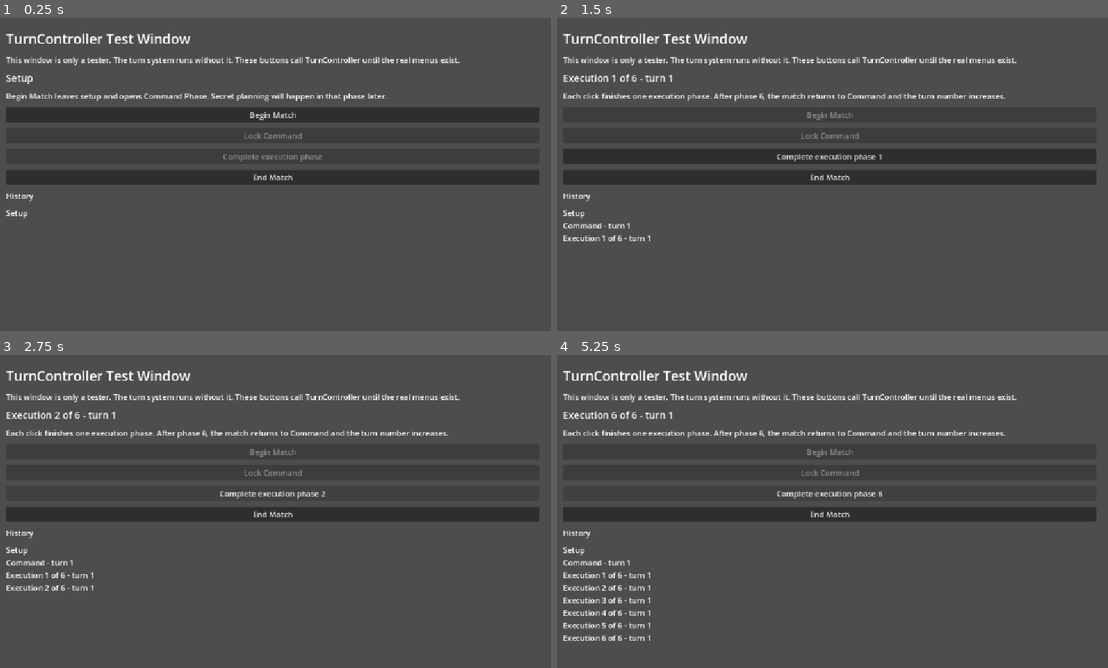
Above: before the commit, frames 1-4 (two rows, left to right).
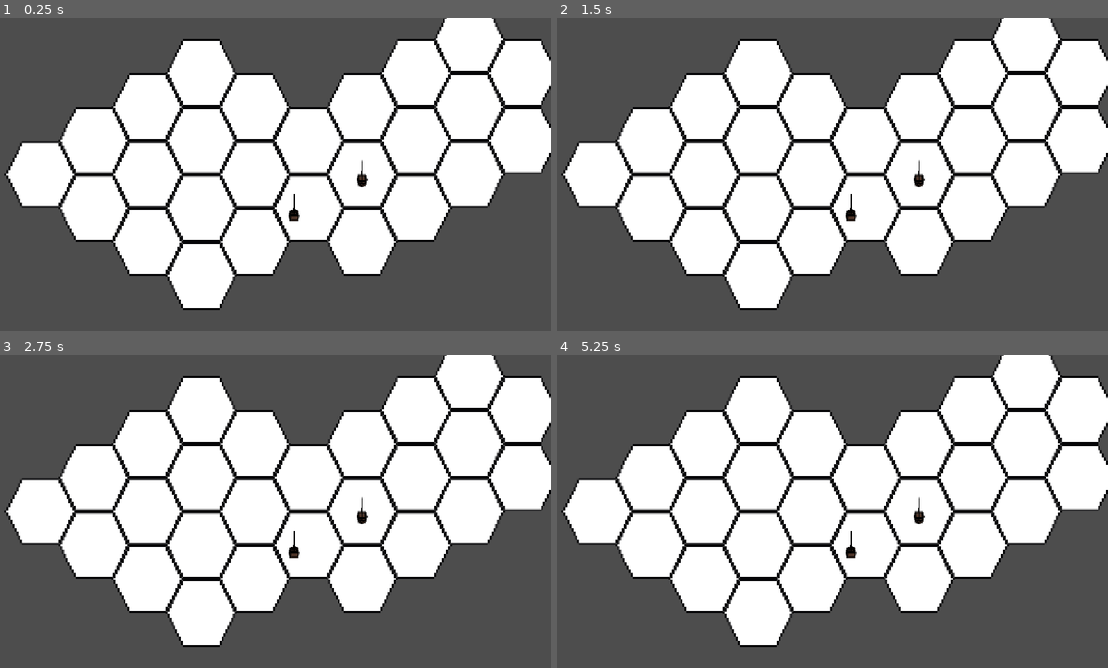
Above: after the commit, the same moments.

Repository: SamEBart/COM_429_RammingSpeed
Game: Godot game, scene res://Scenes/tile_map_layer.tscn
Two runs of this game, one before a commit and one after it. Both use one fixed random seed, a clock stepped at 60 frames per second and the inputs below. Before the commit the project starts from res://scenes/test/turn_controller_test_window.tscn.
Inputs (mouse positions are in pixels of both pictures, inside the frame that each line leads up to):
- Up to frame 1 (0.25 s): no input
- Up to frame 2 (1.5 s): click (826, 115) at 0.5 s, where only the run before the commit has a clickable "Begin Match"; click (826, 136) at 1.25 s, where only the run before the commit has a clickable "Lock Command"
- Up to frame 3 (2.75 s): click (269, 492) at 2 s, where only the run before the commit has a clickable "Complete execution phase 1"
- Up to frame 4 (5.25 s): click (826, 492) at 2.75 s, where only the run before the commit has a clickable "Complete execution phase 2"; click (826, 492) at 3.5 s, where only the run before the commit has a clickable "Complete execution phase 3"; click (826, 492) at 4.25 s, where only the run before the commit has a clickable "Complete execution phase 4"; click (826, 492) at 5 s, where only the run before the commit has a clickable "Complete execution phase 5"

The runs differ from the first frame. In frame 1, 56% of the frame differs, in the area x 0-100%, y 0-94%; in frame 2, 56%; in frame 3, 56%; in frame 4, 56%.

Commit message:
Successful Merge of Carter Branch
Retargeted all the Scripts to go to capital S Scripts.

Made the TileMap Scene the Main Scene in the Project. (Can still open controller test window at any time)

Diff:
--- a/hex-grid-stuff/project.godot
+++ /dev/null
@@ -1,94 +0,0 @@
-; Engine configuration file.
-; It's best edited using the editor UI and not directly,
-; since the parameters that go here are not all obvious.
-;
-; Format:
-;   [section] ; section goes between []
-;   param=value ; assign values to parameters
-
-config_version=5
-
-[application]
-
-config/name="Hex Grid Stuff"
-run/main_scene="res://Scenes/tile_map_layer.tscn"
-config/features=PackedStringArray("4.7", "GL Compatibility")
-config/icon="res://Textures/icon.svg"
-
-[autoload]
-
-Global="*uid://jrfn7lkt06h7"
-LongRangeFiring="*uid://lpqph0aw4nuu"
-BoardingActions="*uid://fikugya48vqy"
-
-[display]
-
-window/stretch/mode="canvas_items"
-window/stretch/aspect="expand"
-
-[global_group]
-
-ships=""
-
-[input]
-
-leftClick={
-"deadzone": 0.2,
-"events": [Object(InputEventMouseButton,"resource_local_to_scene":false,"resource_name":"","device":-1,"window_id":0,"alt_pressed":false,"shift_pressed":false,"ctrl_pressed":false,"meta_pressed":false,"button_mask":0,"position":Vector2(0, 0),"global_position":Vector2(0, 0),"factor":1.0,"button_index":1,"canceled":false,"pressed":false,"double_click":false,"script":null)
-]
-}
-moveMode={
-"deadzone": 0.2,
-"events": [Object(InputEventKey,"resource_local_to_scene":false,"resource_name":"","device":-1,"window_id":0,"alt_pressed":false,"shift_pressed":false,"ctrl_pressed":false,"meta_pressed":false,"pressed":false,"keycode":0,"physical_keycode":77,"key_label":0,"unicode":109,"location":0,"echo":false,"script":null)
-]
-}
-fireMode={
-"deadzone": 0.2,
-"events": [Object(InputEventKey,"resource_local_to_scene":false,"resource_name":"","device":-1,"window_id":0,"alt_pressed":false,"shift_pressed":false,"ctrl_pressed":false,"meta_pressed":false,"pressed":false,"keycode":0,"physical_keycode":70,"key_label":0,"unicode":102,"location":0,"echo":false,"script":null)
-]
-}
-rightArrow={
-"deadzone": 0.2,
-"events": [Object(InputEventKey,"resource_local_to_scene":false,"resource_name":"","device":-1,"window_id":0,"alt_pressed":false,"shift_pressed":false,"ctrl_pressed":false,"meta_pressed":false,"pressed":false,"keycode":0,"physical_keycode":4194321,"key_label":0,"unicode":0,"location":0,"echo":false,"script":null)
-]
-}
-enter={
-"deadzone": 0.2,
-"events": [Object(InputEventKey,"resource_local_to_scene":false,"resource_name":"","device":-1,"window_id":0,"alt_pressed":false,"shift_pressed":false,"ctrl_pressed":false,"meta_pressed":false,"pressed":false,"keycode":0,"physical_keycode":4194309,"key_label":0,"unicode":0,"location":0,"echo":false,"script":null)
-]
-}
-sh-eneter={
-"deadzone": 0.2,
-"events": [Object(InputEventKey,"resource_local_to_scene":false,"resource_name":"","device":-1,"window_id":0,"alt_pressed":false,"shift_pressed":true,"ctrl_pressed":false,"meta_pressed":false,"pressed":false,"keycode":0,"physical_keycode":4194309,"key_label":0,"unicode":0,"location":0,"echo":false,"script":null)
-]
-}
-c-eneter={
-"deadzone": 0.2,
-"events": [Object(InputEventKey,"resource_local_to_scene":false,"resource_name":"","device":-1,"window_id":0,"alt_pressed":false,"shift_pressed":false,"ctrl_pressed":true,"meta_pressed":false,"pressed":false,"keycode":0,"physical_keycode":4194309,"key_label":0,"unicode":0,"location":0,"echo":false,"script":null)
-]
-}
-leftArrow={
-"deadzone": 0.2,
-"events": [Object(InputEventKey,"resource_local_to_scene":false,"resource_name":"","device":-1,"window_id":0,"alt_pressed":false,"shift_pressed":false,"ctrl_pressed":false,"meta_pressed":false,"pressed":false,"keycode":0,"physical_keycode":4194319,"key_label":0,"unicode":0,"location":0,"echo":false,"script":null)
-]
-}
-c={
-"deadzone": 0.2,
-"events": [Object(InputEventKey,"resource_local_to_scene":false,"resource_name":"","device":-1,"window_id":0,"alt_pressed":false,"shift_pressed":false,"ctrl_pressed":false,"meta_pressed":false,"pressed":false,"keycode":0,"physical_keycode":67,"key_label":0,"unicode":99,"location":0,"echo":false,"script":null)
-]
-}
-downArrow={
-"deadzone": 0.2,
-"events": [Object(InputEventKey,"resource_local_to_scene":false,"resource_name":"","device":-1,"window_id":0,"alt_pressed":false,"shift_pressed":false,"ctrl_pressed":false,"meta_pressed":false,"pressed":false,"keycode":0,"physical_keycode":4194322,"key_label":0,"unicode":0,"location":0,"echo":false,"script":null)
-]
-}
-
-[physics]
-
-3d/physics_engine="Jolt Physics"
-
-[rendering]
-
-rendering_device/driver.windows="d3d12"
-renderer/rendering_method="gl_compatibility"
-renderer/rendering_method.mobile="gl_compatibility"
--- a/project.godot
+++ b/project.godot
@@ -11,18 +11,78 @@
 [application]
 
 config/name="Ramming Speed"
-run/main_scene="res://scenes/test/turn_controller_test_window.tscn"
+run/main_scene="res://Scenes/tile_map_layer.tscn"
 config/features=PackedStringArray("4.7", "GL Compatibility")
 config/icon="res://icon.svg"
 
 [autoload]
 
-TurnController="*res://scripts/turn/turn_controller.gd"
+TurnController="*res://Scripts/turn/turn_controller.gd"
+Global="*uid://jrfn7lkt06h7"
+LongRangeFiring="*uid://lpqph0aw4nuu"
+BoardingActions="*uid://fikugya48vqy"
 
 [display]
 
 window/stretch/mode="canvas_items"
 window/stretch/aspect="expand"
+
+[global_group]
+
+ships=""
+
+[input]
+
+leftClick={
+"deadzone": 0.2,
+"events": [Object(InputEventMouseButton,"resource_local_to_scene":false,"resource_name":"","device":-1,"window_id":0,"alt_pressed":false,"shift_pressed":false,"ctrl_pressed":false,"meta_pressed":false,"button_mask":0,"position":Vector2(0, 0),"global_position":Vector2(0, 0),"factor":1.0,"button_index":1,"canceled":false,"pressed":false,"double_click":false,"script":null)
+]
+}
+moveMode={
+"deadzone": 0.2,
+"events": [Object(InputEventKey,"resource_local_to_scene":false,"resource_name":"","device":-1,"window_id":0,"alt_pressed":false,"shift_pressed":false,"ctrl_pressed":false,"meta_pressed":false,"pressed":false,"keycode":0,"physical_keycode":77,"key_label":0,"unicode":109,"location":0,"echo":false,"script":null)
+]
+}
+fireMode={
+"deadzone": 0.2,
+"events": [Object(InputEventKey,"resource_local_to_scene":false,"resource_name":"","device":-1,"window_id":0,"alt_pressed":false,"shift_pressed":false,"ctrl_pressed":false,"meta_pressed":false,"pressed":false,"keycode":0,"physical_keycode":70,"key_label":0,"unicode":102,"location":0,"echo":false,"script":null)
+]
+}
+rightArrow={
+"deadzone": 0.2,
+"events": [Object(InputEventKey,"resource_local_to_scene":false,"resource_name":"","device":-1,"window_id":0,"alt_pressed":false,"shift_pressed":false,"ctrl_pressed":false,"meta_pressed":false,"pressed":false,"keycode":0,"physical_keycode":4194321,"key_label":0,"unicode":0,"location":0,"echo":false,"script":null)
+]
+}
+enter={
+"deadzone": 0.2,
+"events": [Object(InputEventKey,"resource_local_to_scene":false,"resource_name":"","device":-1,"window_id":0,"alt_pressed":false,"shift_pressed":false,"ctrl_pressed":false,"meta_pressed":false,"pressed":false,"keycode":0,"physical_keycode":4194309,"key_label":0,"unicode":0,"location":0,"echo":false,"script":null)
+]
+}
+sh-eneter={
+"deadzone": 0.2,
+"events": [Object(InputEventKey,"resource_local_to_scene":false,"resource_name":"","device":-1,"window_id":0,"alt_pressed":false,"shift_pressed":true,"ctrl_pressed":false,"meta_pressed":false,"pressed":false,"keycode":0,"physical_keycode":4194309,"key_label":0,"unicode":0,"location":0,"echo":false,"script":null)
+]
+}
+c-eneter={
+"deadzone": 0.2,
+"events": [Object(InputEventKey,"resource_local_to_scene":false,"resource_name":"","device":-1,"window_id":0,"alt_pressed":false,"shift_pressed":false,"ctrl_pressed":true,"meta_pressed":false,"pressed":false,"keycode":0,"physical_keycode":4194309,"key_label":0,"unicode":0,"location":0,"echo":false,"script":null)
+]
+}
+leftArrow={
+"deadzone": 0.2,
+"events": [Object(InputEventKey,"resource_local_to_scene":false,"resource_name":"","device":-1,"window_id":0,"alt_pressed":false,"shift_pressed":false,"ctrl_pressed":false,"meta_pressed":false,"pressed":false,"keycode":0,"physical_keycode":4194319,"key_label":0,"unicode":0,"location":0,"echo":false,"script":null)
+]
+}
+c={
+"deadzone": 0.2,
+"events": [Object(InputEventKey,"resource_local_to_scene":false,"resource_name":"","device":-1,"window_id":0,"alt_pressed":false,"shift_pressed":false,"ctrl_pressed":false,"meta_pressed":false,"pressed":false,"keycode":0,"physical_keycode":67,"key_label":0,"unicode":99,"location":0,"echo":false,"script":null)
+]
+}
+downArrow={
+"deadzone": 0.2,
+"events": [Object(InputEventKey,"resource_local_to_scene":false,"resource_name":"","device":-1,"window_id":0,"alt_pressed":false,"shift_pressed":false,"ctrl_pressed":false,"meta_pressed":false,"pressed":false,"keycode":0,"physical_keycode":4194322,"key_label":0,"unicode":0,"location":0,"echo":false,"script":null)
+]
+}
 
 [physics]
 
--- a/scenes/test/turn_controller_test_window.tscn
+++ b/scenes/test/turn_controller_test_window.tscn
@@ -1,6 +1,6 @@
 [gd_scene format=3 uid="uid://t0cqs0th22qe"]
 
-[ext_resource type="Script" uid="uid://csnjevllpg05x" path="res://scripts/test/turn_controller_test_window.gd" id="1_test_window"]
+[ext_resource type="Script" uid="uid://csnjevllpg05x" path="res://Scripts/test/turn_controller_test_window.gd" id="1_test_window"]
 
 [node name="TurnControllerTestWindow" type="Control" unique_id=875294488]
 layout_mode = 3
Renamed: hex-grid-stuff/Scenes/Enemy.tscn -> Scenes/Enemy.tscn
Renamed: hex-grid-stuff/Scenes/Player.tscn -> Scenes/Player.tscn
Renamed: hex-grid-stuff/Scenes/Ship.tscn -> Scenes/Ship.tscn
Renamed: hex-grid-stuff/Scenes/Trireme.tscn -> Scenes/Trireme.tscn
Renamed: hex-grid-stuff/Scenes/tile_map_layer.tscn -> Scenes/tile_map_layer.tscn
Renamed: hex-grid-stuff/Scripts/Archer.gd -> Scripts/Archer.gd
Renamed: hex-grid-stuff/Scripts/Archer.gd.uid -> Scripts/Archer.gd.uid
Renamed: hex-grid-stuff/Scripts/Ballista.gd -> Scripts/Ballista.gd
Renamed: hex-grid-stuff/Scripts/Ballista.gd.uid -> Scripts/Ballista.gd.uid
Renamed: hex-grid-stuff/Scripts/BoardingActions.gd -> Scripts/BoardingActions.gd
Renamed: hex-grid-stuff/Scripts/BoardingActions.gd.uid -> Scripts/BoardingActions.gd.uid
Renamed: hex-grid-stuff/Scripts/DeckCrew.gd -> Scripts/DeckCrew.gd
(and 41 more such lines)
